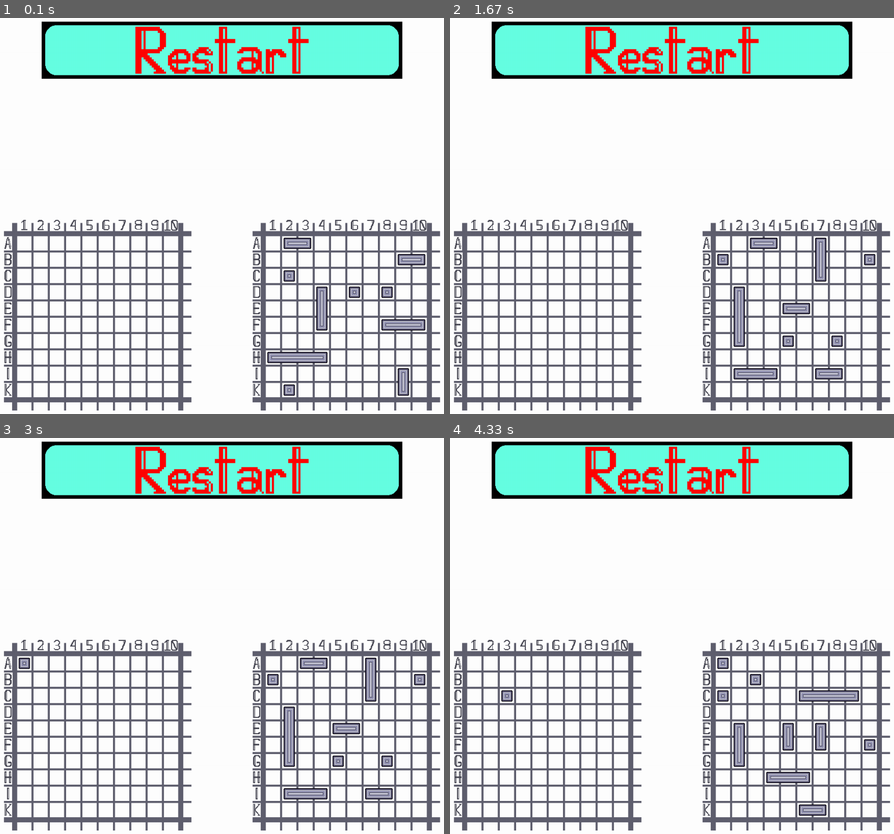
Above: before the commit, frames 1-4 (two rows, left to right).
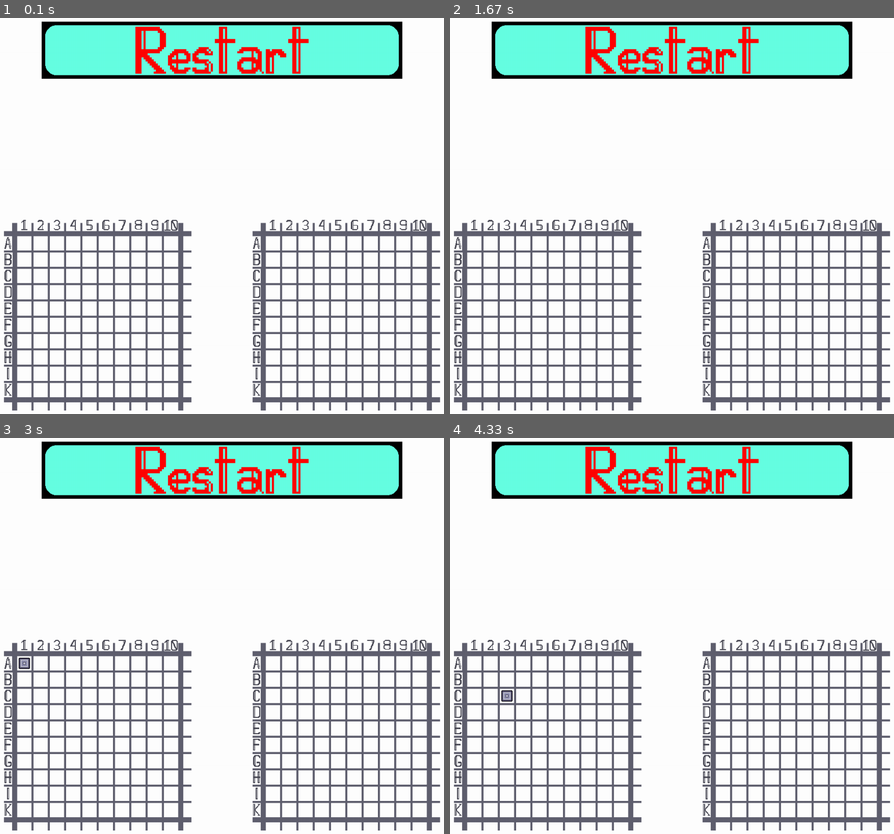
Above: after the commit, the same moments.

Repository: Alan-Bobrov/Battleship-with-pygame
Game: pygame game, started from main.py
Same seed, same stepped clock (60 frames per second), same inputs: the game is played once before the commit and once after it.
Inputs (mouse positions are in pixels of both pictures, inside the frame that each line leads up to):
- Up to frame 1 (0.1 s): no input
- Up to frame 2 (1.67 s): click (472, 243) at 0.38 s; click (672, 57) at 0.72 s; click (507, 330) at 1.05 s; click (534, 53) at 1.38 s
- Up to frame 3 (3 s): click (22, 663) at 2.22 s
- Up to frame 4 (4.33 s): click (587, 493) at 3.05 s; click (503, 687) at 3.88 s

The runs differ from the first frame. In frame 1, 1.8% of the frame differs, in the area x 60-96%, y 55-96%; in frame 2, 1.8%; in frame 3, 1.8%; in frame 4, 1.8%.

Commit message:
Update game.py

Diff:
--- a/game.py
+++ b/game.py
@@ -40,7 +40,7 @@
         # field print
         screen.blit(FieldImg, (0, 0))
         player_field.pr_all(screen, print_ships=True)
-        bot_field.pr_all(screen, print_ships=True)
+        bot_field.pr_all(screen)
 
         # put clear button on the screen
         screen.blit(RestartImg, (0, 0))
